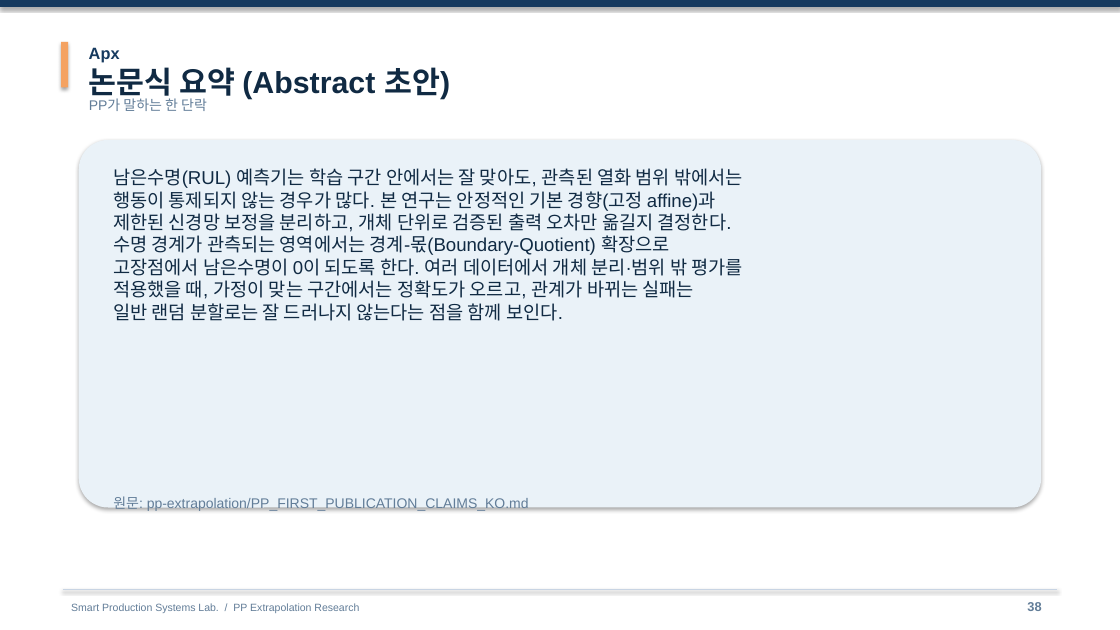
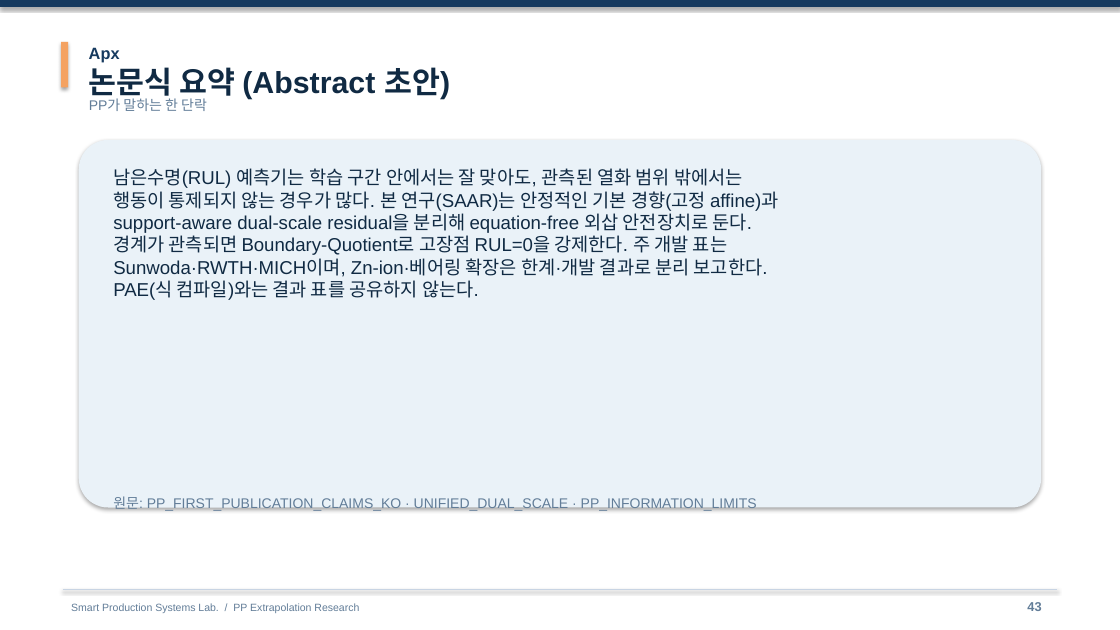
Before and after one commit to amumujs-create/pp-extrapolation, a slide deck: slide 43 of slides/pp_research/PP_Research_Detailed_v2.pptx (slide 38 before the commit). Drawn at 1120x630 pixels with LibreOffice and Linux fonts; fonts in the diff are those of the drawing. Boxes give left, top, right and bottom in pixels: in the first picture for what was removed or moved away, otherwise in the second. Text is boxed around its words. In the diff, an @@ line names an element or a change of style, - is before the commit and + after.

```diff
--- a/slides/pp_research/PP_Research_Detailed_v2.pptx
+++ b/slides/pp_research/PP_Research_Detailed_v2.pptx
@@ text at (x1=113, y1=187, x2=779, y2=300): text changed @@
-행동이 통제되지 않는 경우가 많다. 본 연구는 안정적인 기본 경향(고정 affine)과
-제한된 신경망 보정을 분리하고, 개체 단위로 검증된 출력 오차만 옮길지 결정한다.
-수명 경계가 관측되는 영역에서는 경계-몫(Boundary-Quotient) 확장으로
-고장점에서 남은수명이 0이 되도록 한다. 여러 데이터에서 개체 분리·범위 밖 평가를
-적용했을 때, 가정이 맞는 구간에서는 정확도가 오르고, 관계가 바뀌는 실패는
-일반 랜덤 분할로는 잘 드러나지 않는다는 점을 함께 보인다.
+행동이 통제되지 않는 경우가 많다. 본 연구(SAAR)는 안정적인 기본 경향(고정 affine)과
+support-aware dual-scale residual을 분리해 equation-free 외삽 안전장치로 둔다.
+경계가 관측되면 Boundary-Quotient로 고장점 RUL=0을 강제한다. 주 개발 표는
+Sunwoda·RWTH·MICH이며, Zn-ion·베어링 확장은 한계·개발 결과로 분리 보고한다.
+PAE(식 컴파일)와는 결과 표를 공유하지 않는다.
@@ text at (x1=113, y1=496, x2=757, y2=511): text changed @@
-원문: pp-extrapolation/PP_FIRST_PUBLICATION_CLAIMS_KO.md
+원문: PP_FIRST_PUBLICATION_CLAIMS_KO · UNIFIED_DUAL_SCALE · PP_INFORMATION_LIMITS
@@ text at (x1=1027, y1=602, x2=1041, y2=611): text changed @@
-38
+43
```
Also in this commit, not shown: 45 other slides changed, 5 slides added, 2 other files.
